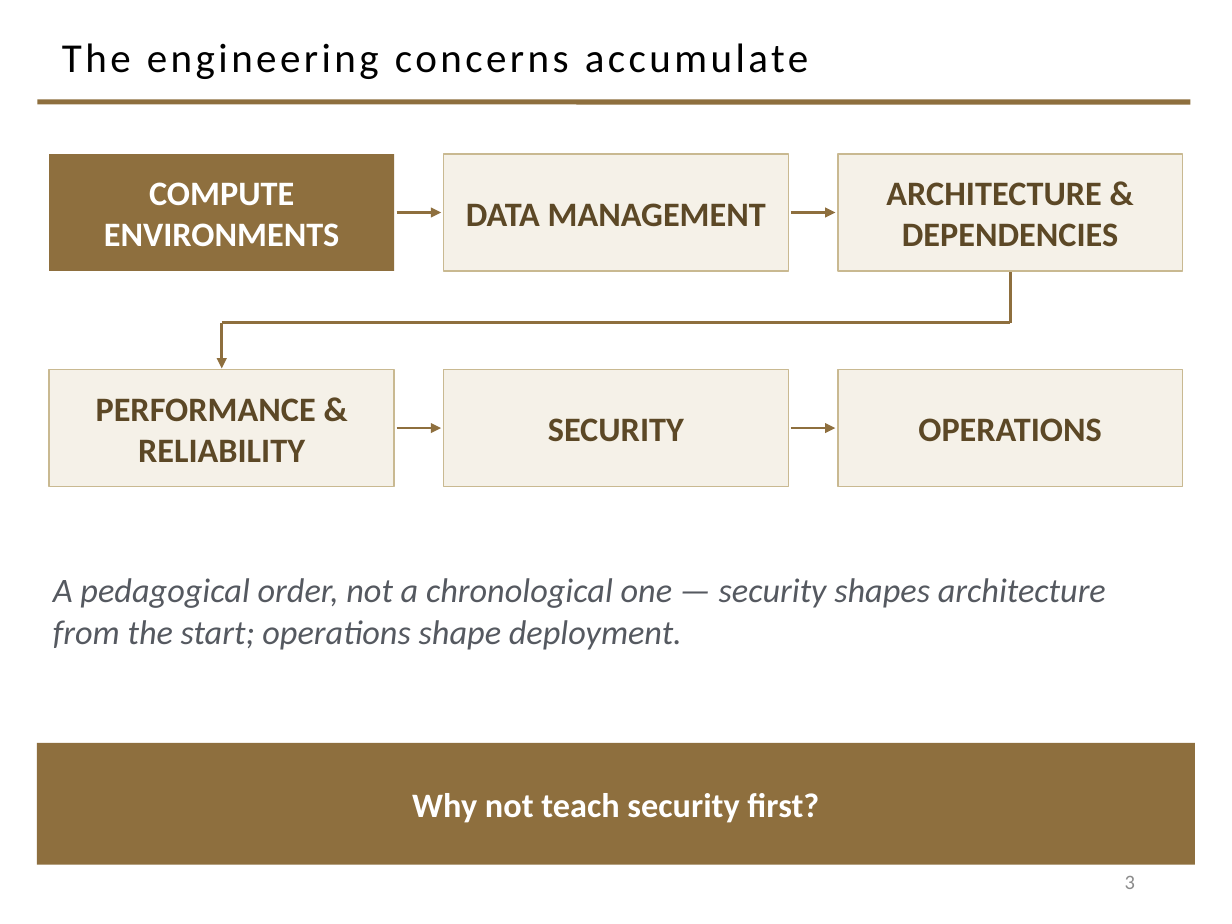
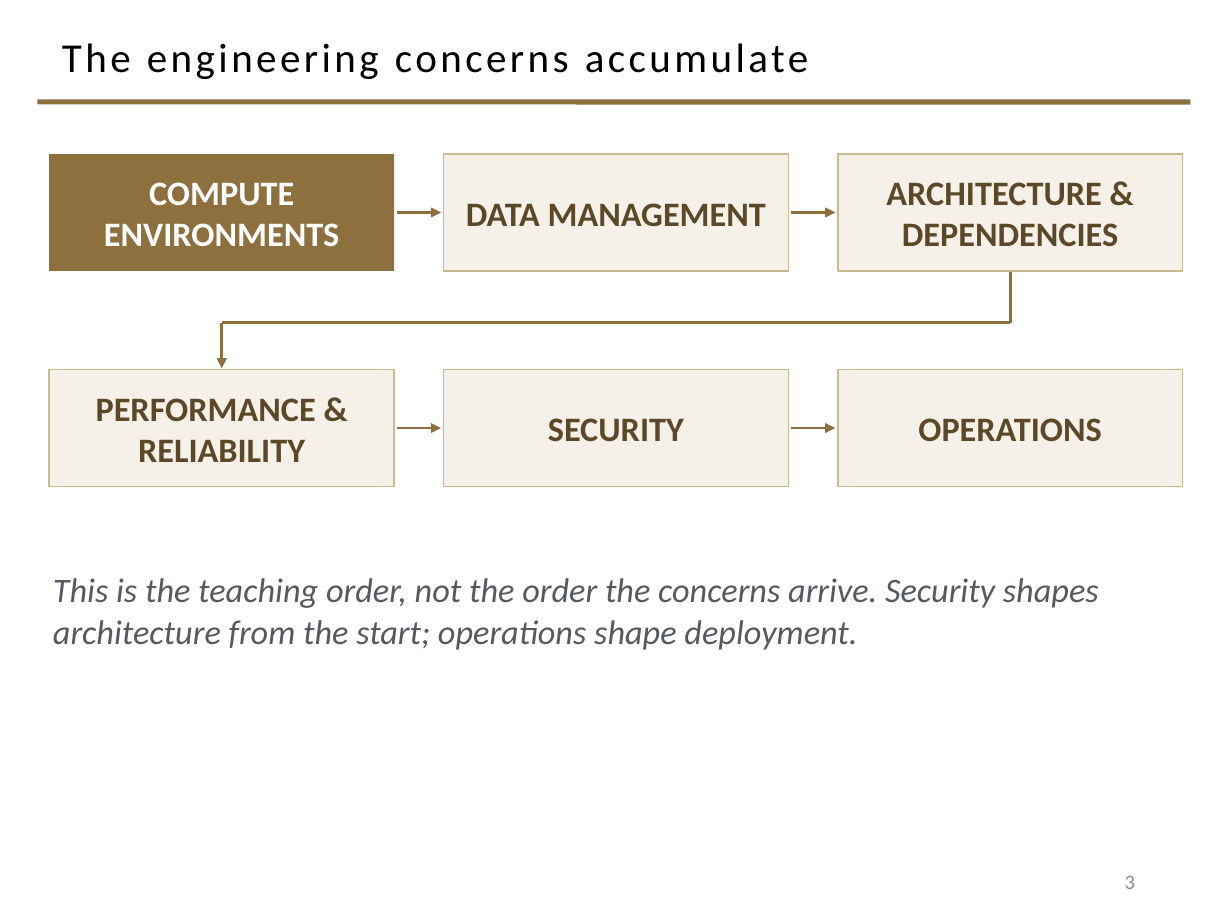
Before and after one commit to davisjam/model-based-agentic-software-engineering, a slide deck: slide 3 of course/lectures/act-3-software-in-the-world/02-compute-environments-and-data-management/3-1-Compute-Environments-and-Deployment.pptx. Drawn at 1232x924 pixels with LibreOffice and Linux fonts; fonts in the diff are those of the drawing; background and template pictures are left out. Boxes give left, top, right and bottom in pixels: in the first picture for what was removed or moved away, otherwise in the second. Text is boxed around its words. In the diff, an @@ line names an element or a change of style, - is before the commit and + after.

```diff
--- a/course/lectures/act-3-software-in-the-world/02-compute-environments-and-data-management/3-1-Compute-Environments-and-Deployment.pptx
+++ b/course/lectures/act-3-software-in-the-world/02-compute-environments-and-data-management/3-1-Compute-Environments-and-Deployment.pptx
@@ text at (53,578,1099,650): text changed @@
-A pedagogical order, not a chronological one — security shapes architecture from the start; operations shape deployment.
+This is the teaching order, not the order the concerns arrive. Security shapes architecture from the start; operations shape deployment.
@@ rectangle removed at (37,743,1195,865) @@
-Why not teach security first?
```
Also in this commit, not shown: 7 other slides changed.
